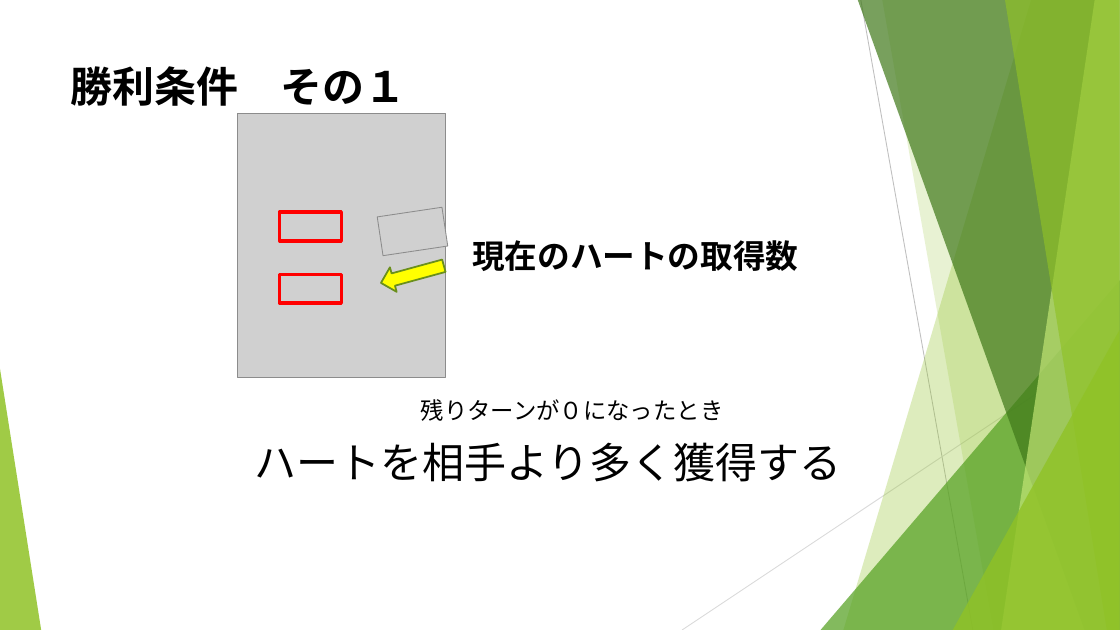
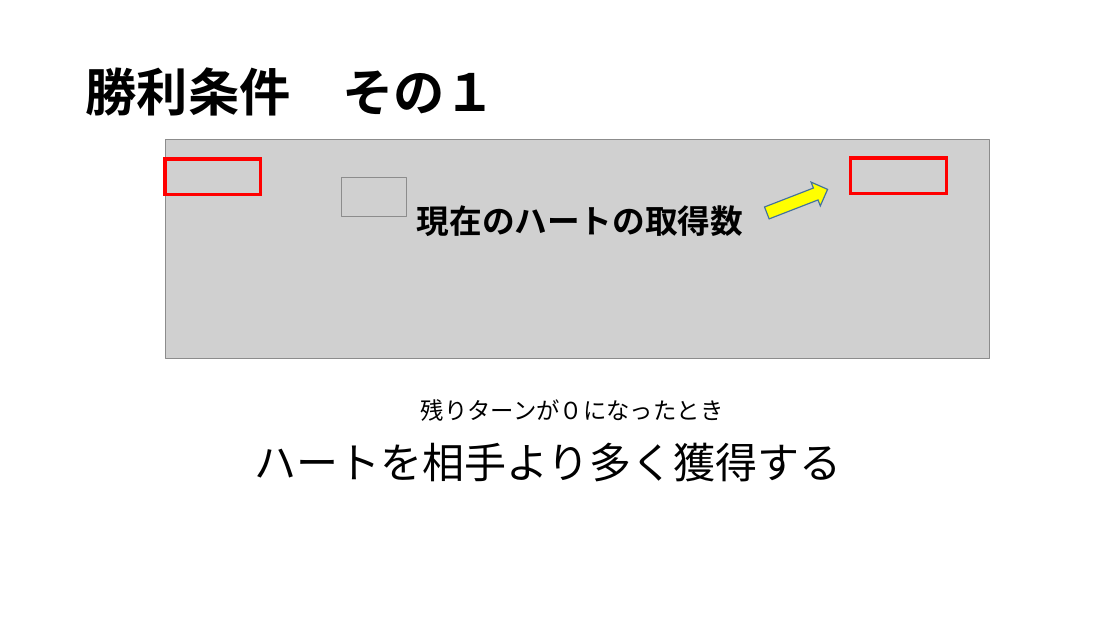
Before and after one commit to noko1024/ChaserDoc, a slide deck: slide 9 of New_U-16.pptx (slide 10 before the commit). Drawn at 1120x630 pixels with LibreOffice and Linux fonts; fonts in the diff are those of the drawing; grey boxes stand for pictures. Boxes give left, top, right and bottom in pixels: in the first picture for what was removed or moved away, otherwise in the second. Text is boxed around its words. In the diff, an @@ line names an element or a change of style, - is before the commit and + after.

```diff
--- a/New_U-16.pptx
+++ b/New_U-16.pptx
@@ title "勝利条件 その１": place and size @@
-title "勝利条件 その１" at <box>71,66,407,106</box>
+title "勝利条件 その１" at <box>85,67,496,116</box>
@@ title "勝利条件 その１" at <box>85,67,496,116</box>: size 36 to 44 pt, font Cabin to Noto Sans CJK JP; line spacing 1 to 0.9; vertical alignment top to middle @@
@@ picture removed at <box>237,113,445,377</box> @@
@@ picture added at <box>166,139,990,358</box> @@
@@ rectangle: place and size @@
-rectangle at <box>280,212,341,240</box>
+rectangle at <box>165,160,260,195</box>
@@ picture at <box>341,177,407,217</box>: rotation 351 to 0 degrees @@
@@ right arrow at <box>762,177,832,224</box>: outline #6B901C 1.5 pt to #43739E 1 pt; mirrored; rotation 344 to 338 degrees @@
@@ rectangle: place and size @@
-rectangle at <box>280,275,341,303</box>
+rectangle at <box>851,158,947,193</box>
@@ text "現在のハートの取得数": place and size @@
-text "現在のハートの取得数" at <box>472,240,798,271</box>
+text "現在のハートの取得数" at <box>417,205,743,236</box>
@@ text "現在のハートの取得数" at <box>417,205,743,236</box>: font Cabin to Noto Sans CJK JP @@
@@ group removed at <box>0,0,1120,630</box>: 5 freeform shapes, 3 triangles, 2 lines @@
```
Also in this commit, not shown: 18 other slides changed, 1 slide added, 3 slides removed.
